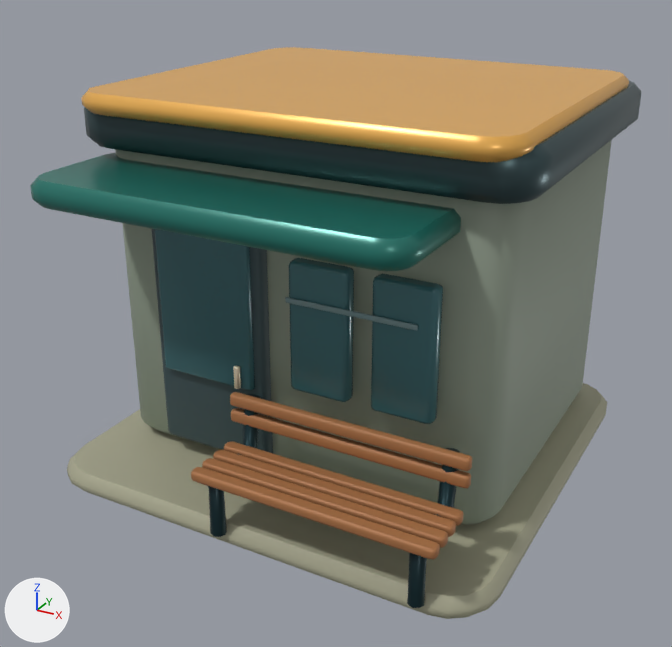
Renders of the glTF model assets/models/architecture/freight_office.glb from each side of a commit.
Both versions are drawn from a camera (50 mm lens) standing at (2.86, -5.6, 3.69) and looking at (0.01, -0.43, 1.1). The lights are fixed; the arrows at lower left show +X, +Y and +Z. The picture after the commit comes second. Vertices at exactly the same position are counted once.

The older version as bpy lines, for what is in view:
```python
me_freight_office = bpy.data.meshes.new('freight_office')
me_freight_office.from_pydata(...)  # 1400 vertices, 2720 faces; spans x -1.61..1.61, y -1.79..1.46, z 0.0..2.67
# faces by material slot: [1292, 416, 312, 560, 140]
me_freight_office.materials.append(mat_ceramic)
me_freight_office.materials.append(mat_metal)
me_freight_office.materials.append(mat_paint)
me_freight_office.materials.append(mat_tint)
me_freight_office.materials.append(mat_light)
ob_freight_office = bpy.data.objects.new('freight_office', me_freight_office)
ob_freight_office.location = (0.0, 0.0, 0.0)
```
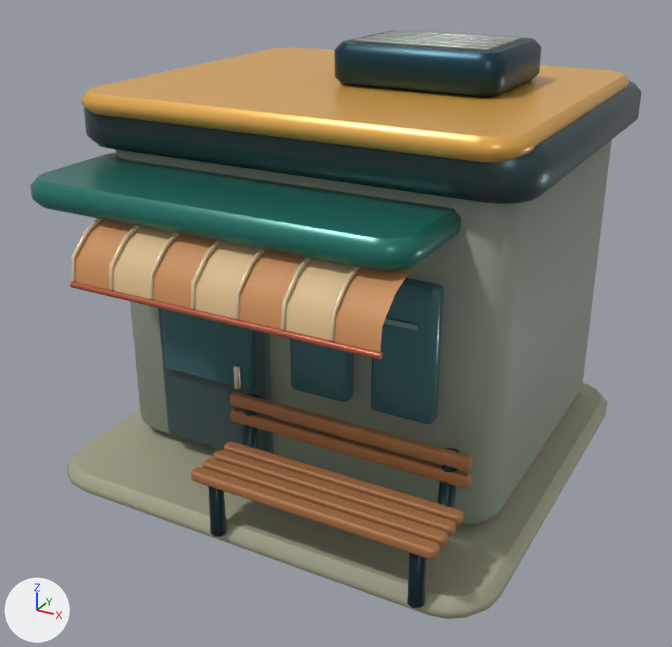
What changed in the scene script:
```text
Change me_freight_office:
    used by ob_freight_office; location = (0.0, 0.0, 0.0)
    remove me_freight_office.from_pydata(...)  # 1400 vertices, 2720 faces; spans x -1.61..1.61, y -1.79..1.46, z 0.0..2.67
    add me_freight_office.from_pydata(...)  # 2099 vertices, 3978 faces; spans x -1.61..1.61, y -1.94..1.46, z 0.0..2.96
    me_freight_office part 1: the loose piece of 72 vertices spanning x 0.1..0.96, y -1.21..-1.2, z 1.55..1.59 is copied, and the copy is scaled about its middle by (1.05, 6.66, 0.876), then moved by (-0.1, 1.68, 1.37), in mat_metal; it spans x -0.03..0.89, y 0.43..0.51, z 2.92..2.96
    me_freight_office part 2: the loose piece of 72 vertices spanning x 0.1..0.96, y -1.21..-1.2, z 1.55..1.59 is copied, and the copy is scaled about its middle by (1.05, 6.66, 0.876), then moved by (-0.1, 1.54, 1.37), in mat_metal; it spans x -0.03..0.89, y 0.3..0.38, z 2.92..2.96
    me_freight_office part 3: the loose piece of 72 vertices spanning x -1.03..0.85, y -1.41..-1.33, z 2.01..2.07 is copied, and the copy is scaled about its middle by (0.487, 1.31, 0.547), then moved by (0.52, 1.57, 0.9), in mat_metal; it spans x -0.03..0.89, y 0.16..0.24, z 2.92..2.96
    me_freight_office part 4: the loose piece of 72 vertices spanning x 0.1..0.96, y -1.21..-1.2, z 1.55..1.59 is copied, and the copy is scaled about its middle by (1.05, 6.66, 0.876), then moved by (-0.1, 1.27, 1.37), in mat_metal; it spans x -0.03..0.89, y 0.02..0.1, z 2.92..2.96
    me_freight_office part 5: the loose piece of 72 vertices spanning x 0.1..0.96, y -1.21..-1.2, z 1.55..1.59 is copied, and the copy is scaled about its middle by (1.05, 6.66, 0.876), then moved by (-0.1, 1.13, 1.37), in mat_metal; it spans x -0.03..0.89, y -0.11..-0.03, z 2.92..2.96
    me_freight_office part 6: a new loose piece, a 7-sided cylinder along x spanning x -0.905..1.085, y -1.943..-1.907, z 1.706..1.744, in mat_paint
    me_freight_office part 7: 245 vertices added at x -0.91..1.08, y -1.93..-1.24, z 1.73..2.19
    me_freight_office part 8: 80 vertices added at x -0.14..1.0, y -0.26..0.67, z 2.68..2.94
    me_freight_office part 9: 62 kept faces spanning x -1.37..1.07, y -1.74..-1.0, z 2.01..2.11 get new vertex colours; the middle colour goes from beige #dabd8d to beige #d5b889
```

Changed parts and their boxes [x1, y1, x2, y2] in the pictures (672 x 647 px):
'freight_office', reshaped: before [30, 47, 641, 619]; after [30, 29, 641, 619]
part 1 of me_freight_office, added: after [392, 29, 523, 41]
part 2 of me_freight_office, added: after [383, 31, 516, 43]
part 3 of me_freight_office, added: after [374, 33, 509, 46]
part 4 of me_freight_office, added: after [364, 36, 501, 48]
part 5 of me_freight_office, added: after [355, 38, 494, 51]
part 6 of me_freight_office, added: after [70, 281, 382, 360]
part 7 of me_freight_office, added: after [71, 218, 413, 352]
part 8 of me_freight_office, added: after [334, 31, 541, 98]
part 9 of me_freight_office, recoloured: [93, 214, 406, 271] in both
